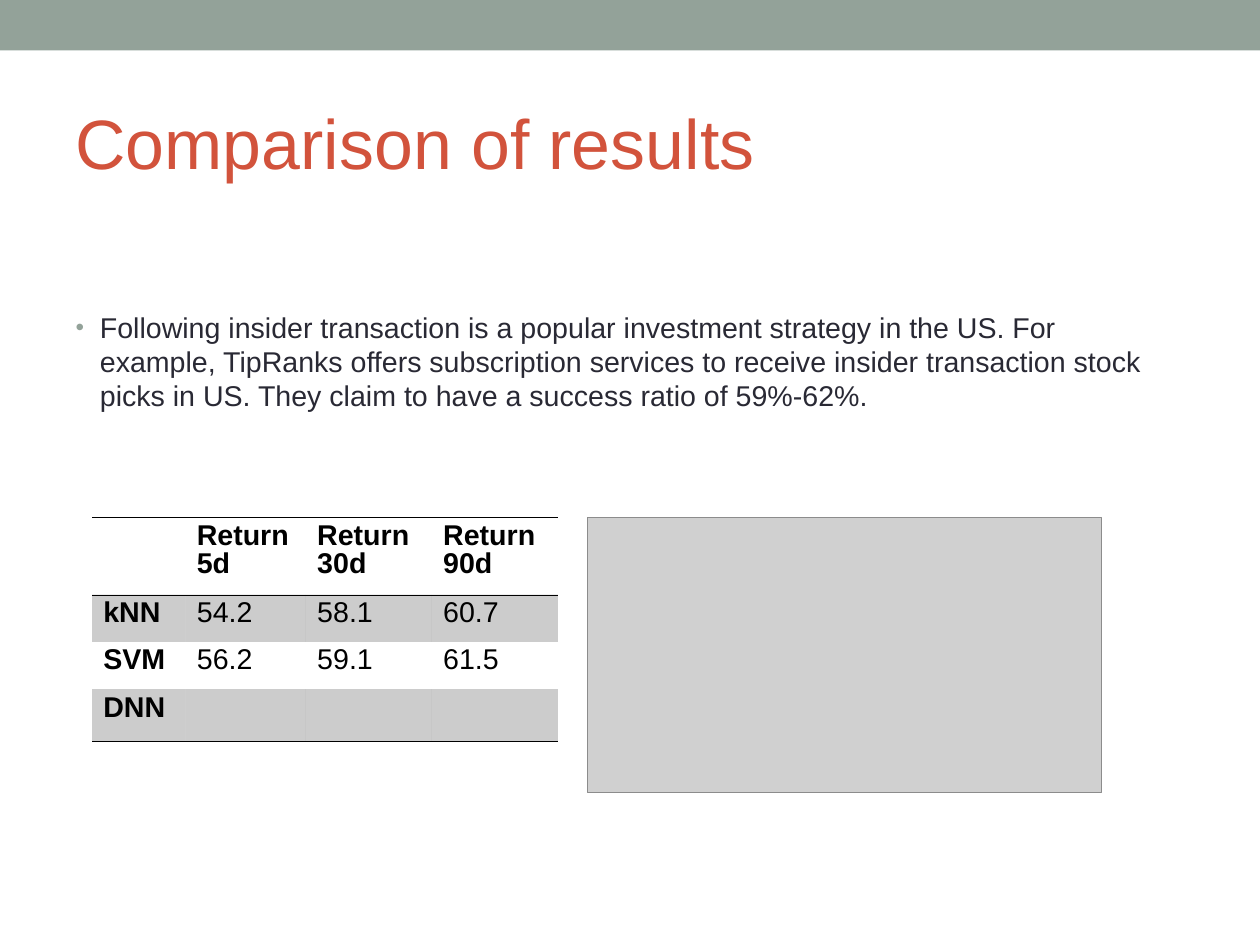
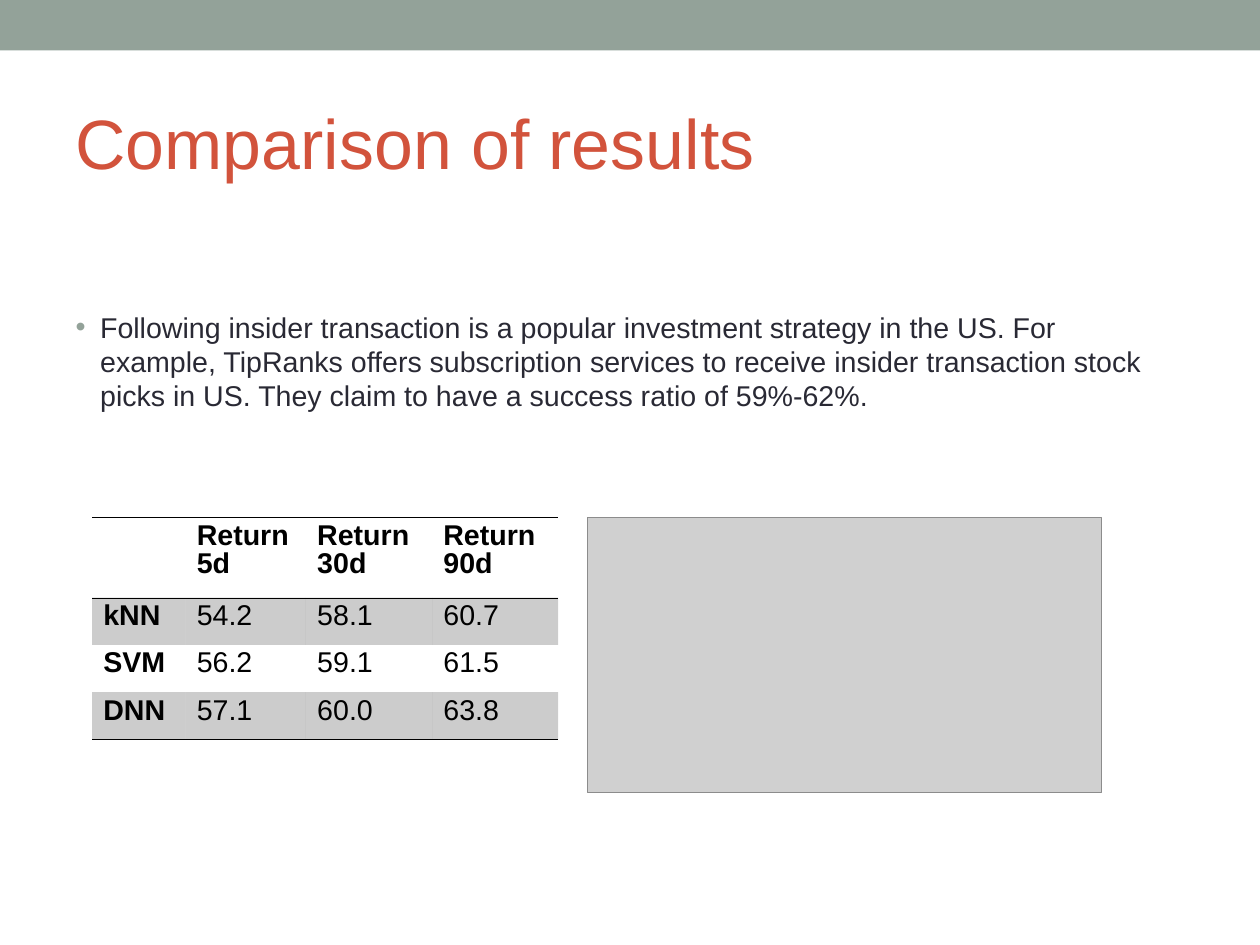
Before and after one commit to gafung/CIML, a slide deck: slide 12 of CIML presentation (Apr 18).ppt (slide 10 before the commit). Drawn at 1260x945 pixels with LibreOffice and Linux fonts; fonts in the diff are those of the drawing; grey boxes stand for pictures. Boxes give left, top, right and bottom in pixels: in the first picture for what was removed or moved away, otherwise in the second. Text is boxed around its words. In the diff, an @@ line names an element or a change of style, - is before the commit and + after.

Commit message:
updated PPT with DNN

```diff
--- a/CIML presentation (Apr 18).ppt
+++ b/CIML presentation (Apr 18).ppt
@@ text "Following insider transaction is a ..." at (100,317,1141,412): indent changed @@
@@ table at (93,518,558,740) @@
-row 4: DNN |  |  | 
+row 4: DNN | 57.1 | 60.0 | 63.8
```
Also in this commit, not shown: 1 other slide changed, 3 slides added, 1 slide removed.
